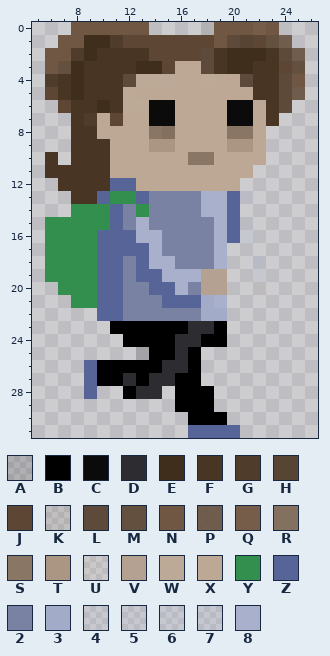
One commit to this pixel-art sprite: Player/Character_rc3.png. Above, as it was before the edit.
The file is 32x32 pixels. Pixels under 10% opacity are left out. Colours within 5 levels of each other are drawn and written as one. Shown: x 5..26, y 0..31.
Palette (. is transparent): A #00000024  B #000000  C #0a0b0a  D #2d2d31  E #402e1d  F #493524  G #503b2afe  H #574433  J #5d4633  K #5f48351c  L #5e4a3a  M #64503e  N #6f5744  P #6c5848f5  Q #755d49  R #84705efe  S #8a7664  T #aa9683  U #b4a1921e  V #b4a192  W #bca895f8  X #bca895  Y #338f4d  Z #576498  2 #7a82a3  3 #a2abc7  4 #a9b0cb21  5 #a9b0cb28  6 #a9b0cb30  7 #a9b0cb3a  8 #a9b0cb
Pixels before, first column x 6:
 0 ..NNNNNN....KNNNQN..
 1 .NNEEGJJJJJJJNLHJMP.
 2 NNGEFFFFJJJJLFEEEFLP
 3 NMEFFFFEEJXXLFEEFFJM
 4 GFEFFFLWWWXXWXXLFFLN
 5 JFEFFFWXXXXXXXXXFFLP
 6 .JFFEFWWCCXXXXCCXFL.
 7 ..FGXJXXCCXXXXCCXF..
 8 ..FFXXXXSRXXXXSSX...
 9 ..FFFXXXTTXXXXTTX...
10 F.FFFXXXXXXSSXXXX...
11 FFFFFXXXXXXXXXXX....
12 .FFFFZZXXXXXXXX.....
13 ..FFZYYZ222288Z6....
14 ..YYYZ2Y222288Z.....
15 YYYYYZ28222228Z4....
16 YYYYZZZ8822228Z6....
17 YYYYZZZZ822228......
18 YYYYZZ2Z882228..7...
19 YYYYZZ2ZZ888VV..5...
20 .YYYZZ22ZZ82VV..U...
21 ..YYZZ222ZZZ38......
22 ....ZZ22222233......
23 .....BBBBBBDDB......
24 ......BBBBDDBB......
25 .......ABBDB........
26 ...ZBBBBBDDB........
27 ...ZBBDBDDBB........
28 ...Z..BDD.BBB.......
29 ..........BBB.......
30 ...........BBB......
31 ...........ZZZZ.....
The same view after the edit:
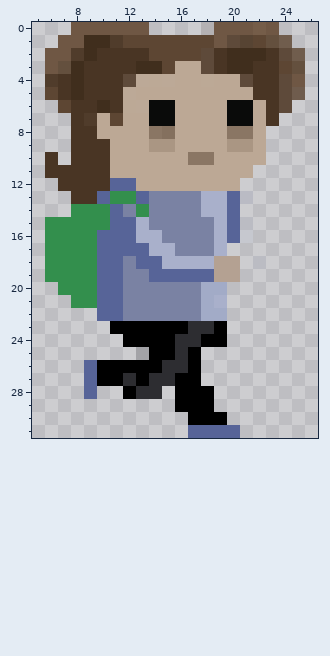
Changes in this commit:
{"y":15,"x":12,"old":"2","new":"Z"}
{"y":17,"x":15,"old":"2","new":"8"}
{"y":18,"x":14,"old":"8","new":"Z"}
{"y":18,"x":16,"old":"2228.","new":"888VV"}
{"y":18,"x":22,"old":"7","new":"5"}
{"y":19,"x":13,"old":"Z","new":"2"}
{"y":19,"x":15,"old":"888V","new":"ZZZZ"}
{"y":19,"x":20,"old":".","new":"V"}
{"y":19,"x":22,"old":"5","new":"."}
{"y":20,"x":14,"old":"ZZ8","new":"222"}
{"y":20,"x":18,"old":"VV","new":"33"}
{"y":20,"x":22,"old":"U","new":"."}
{"y":21,"x":15,"old":"ZZZ","new":"222"}
